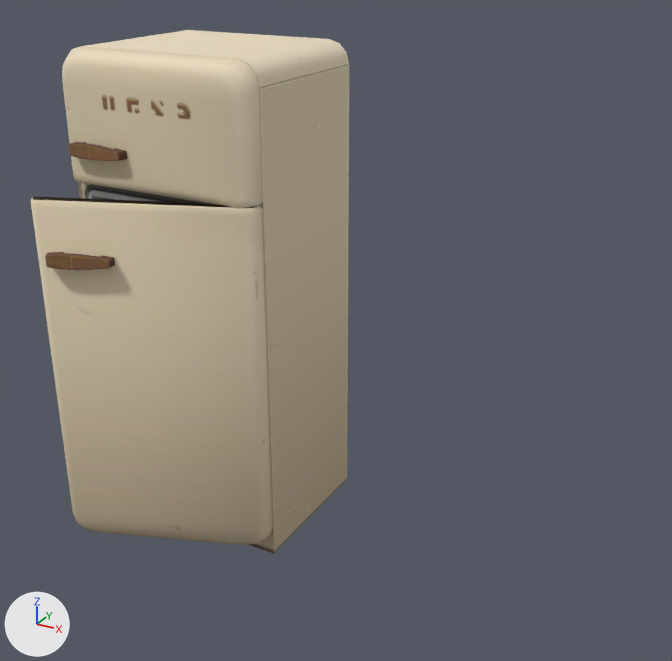
One commit to the FBX model Ramen_EscapaDeLaJaula_/Assets/Modelos 3D/Cocina/Clutter/Nevera/nevera.fbx: the scene before it, then after it.
One viewpoint serves both versions: a 50 mm lens placed at (2.38, -2.41, 2.4), pointed at (0.89, 0.3, 1.04). The lights are fixed; the arrows at lower left show +X, +Y and +Z. Where no turn or scale is listed for an object, it has been applied to the vertices. Vertices at the same position are counted once.

In view in the first picture: 'puerta'.
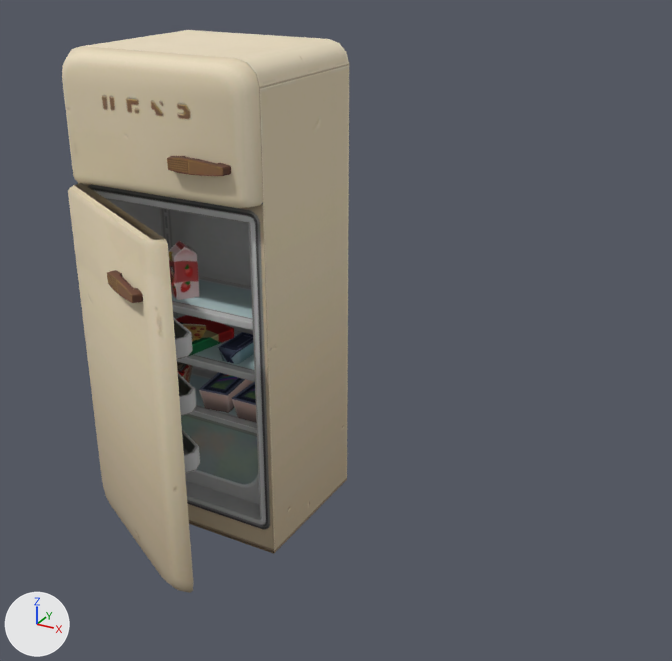
Where the newer file only moved an object's origin or applied its transform, the numbers keep the older frame.

Location of each change, [x1, y1, x2, y2] in pixels of the pictures (672 x 661 px; the box of a moved part takes in the faces that stretch with it):
'puerta', reshaped: before [31, 30, 349, 554]; after [62, 30, 349, 593]
part 1 of me_s4studio_mesh_1_001, moved or reshaped (not visible before): after [178, 373, 196, 416]
part 2 of me_s4studio_mesh_1_001, moved or reshaped (not visible before): after [173, 318, 193, 359]
part 3 of me_s4studio_mesh_1_001, moved or reshaped (not visible before): after [182, 429, 200, 473]
part 4 of me_s4studio_mesh_1_001, moved or reshaped: before [69, 142, 127, 161]; after [167, 156, 231, 176]
part 5 of me_s4studio_mesh_1_001, added (beige): after [68, 183, 193, 593]
part 6 of me_s4studio_mesh_1_001, added (brown): after [107, 270, 143, 303]
part 7 of me_s4studio_mesh_1_001, deleted (brown): before [45, 252, 115, 270]
part 8 of me_s4studio_mesh_1_001, cut back (beige): before [31, 197, 273, 545]

Edits to the bpy script that builds the scene:
```text
Change me_s4studio_mesh_1_001:
    used by ob_puerta; location = (0.252, 0.06, 0.809)
    remove me_s4studio_mesh_1_001.from_pydata(...)  # 537 vertices, 550 faces; spans x -0.45..0.4, y -0.22..0.78, z -0.81..1.18
    add me_s4studio_mesh_1_001.from_pydata(...)  # 539 vertices, 548 faces; spans x -0.45..1.81, y -0.31..0.78, z -0.83..1.18
    me_s4studio_mesh_1_001 part 1: the loose piece of 24 vertices spanning x -0.34..0.31, y -0.11..0.22, z 0.0..0.08 is turned -49.8 degrees about the z axis through its middle, then moved by (-0.02, -0.06, -0.02)
    me_s4studio_mesh_1_001 part 2: the loose piece of 24 vertices spanning x -0.34..0.31, y -0.11..0.22, z 0.23..0.3 is turned -49.8 degrees about the z axis through its middle, then moved by (-0.02, -0.06, -0.02)
    me_s4studio_mesh_1_001 part 3: the loose piece of 24 vertices spanning x -0.34..0.31, y -0.11..0.22, z -0.23..-0.16 is turned -49.8 degrees about the z axis through its middle, then moved by (-0.02, -0.06, -0.02)
    me_s4studio_mesh_1_001 part 4: the loose piece of 24 vertices spanning x -0.38..-0.13, y 0.04..0.08, z 0.79..0.85 is moved by (0.45, 0.0, 0.0)
    me_s4studio_mesh_1_001 part 5: a new loose piece of 38 vertices spanning x -0.44..0.31, y -0.3..0.15, z -0.76..0.67, in mat_diffuse_003 (picture img_1_png)
    me_s4studio_mesh_1_001 part 6: a new loose piece of 24 vertices spanning x -0.02..0.21, y -0.31..-0.16, z 0.43..0.49, in mat_diffuse_003 (picture img_1_png)
    me_s4studio_mesh_1_001 part 7: the loose piece of 24 vertices spanning x -0.31..-0.07, y -0.22..-0.1, z 0.46..0.51 is deleted
    me_s4studio_mesh_1_001 part 8: 40 vertices removed from x -0.4..0.4, y -0.19..0.16, z -0.74..0.69; 4 vertices added at x 0.09..0.17, y -0.05..0.0, z -0.05..0.02
```
